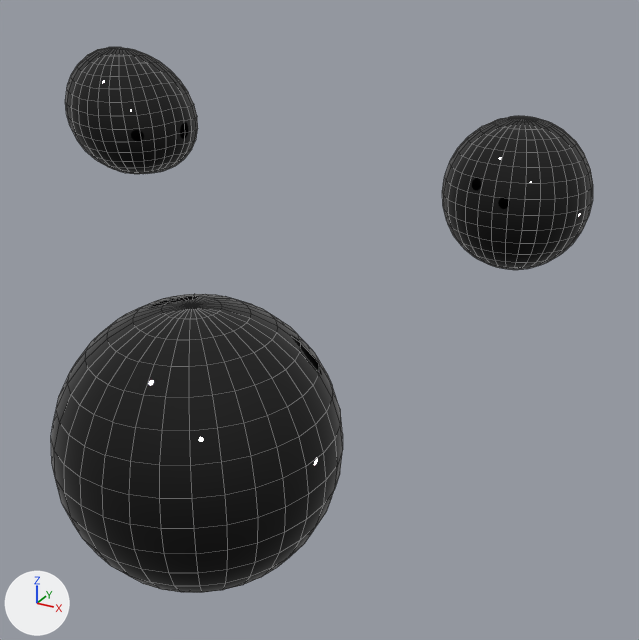
What one commit did to the OBJ model models/hedgehog/eyes_and_nose.obj.
Before and after are seen from a 50 mm camera at (0.068, -2.455, 3.351) aimed at (-0.373, -1.653, 2.95). The axes (+X, +Y, +Z) are drawn at lower left. The lights are the same throughout. The older version comes first. Mesh edges are drawn as thin lines. Where no turn or scale is listed for an object, it has been applied to the vertices.
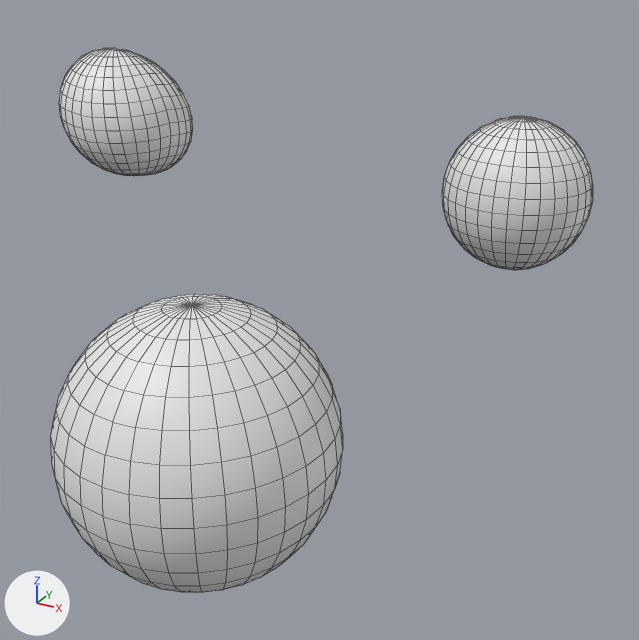
The newer file is also turned or shifted as a whole; pictures and numbers use the older file's frame.

Changed parts and their boxes (x1, y1, x2, y2) in the pictures (639 x 640 px):
'Sphere', recoloured (black to white): (51, 116, 593, 593) in both
'Sphere.001', recoloured, moved: before (65, 47, 198, 174); after (59, 48, 193, 176)

Edits to the bpy script that builds the scene:
```text
Change me_sphere:
    where me_sphere.from_pydata(...)  # 964 vertices, 1024 faces; spans x -0.378..-0.171, y -2.115..-1.154, z 2.906..3.119
    remove me_sphere.materials.append(mat_black)  # black #000000
Change me_sphere_001:
    used by ob_sphere_001; location = (0.0, 0.0, 0.0)
    remove me_sphere_001.from_pydata(...)  # 482 vertices, 512 faces; spans x -0.721..-0.567, y -1.7..-1.549, z 3.081..3.227
    remove me_sphere_001.materials.append(mat_black)  # black #000000
    add me_sphere_001.from_pydata(...)  # 482 vertices, 512 faces; spans x -0.721..-0.567, y -1.71..-1.559, z 3.081..3.227
    me_sphere_001 part 1: the whole mesh is moved by (0.0, -0.01, 0.0)
```
